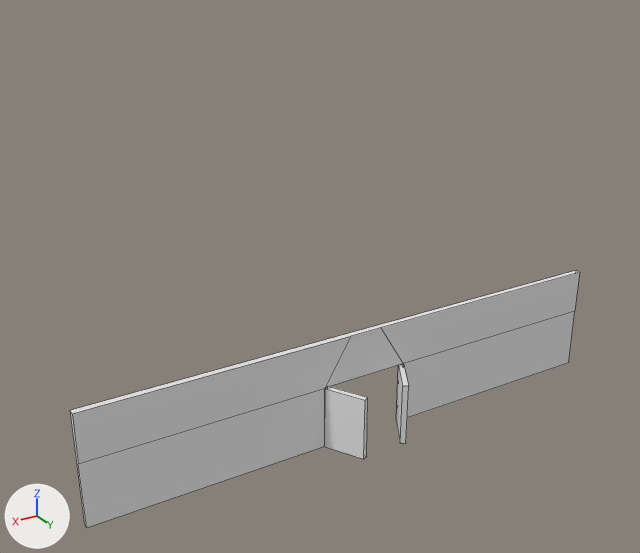
One commit to the Blender file TestesRodolfo/Blender_Files/Wall_of_Fortune.blend: the scene before it, then after it.
Camera for both pictures: a 50 mm lens placed at (151.0, 222.0, 175.0), pointed at (17.0, -2.0, 63.0). Every picture has the same lights, and +X, +Y and +Z are marked at lower left. Mesh edges are drawn as thin lines.

Before the edit, the objects in view are built like this:
```python
me_cube = bpy.data.meshes.new('Cube')
me_cube.from_pydata(...)  # 20 vertices, 14 faces; spans x -1.0..1.0, y -1.0..1.0, z -1.0..1.0
me_cube.materials.append(mat_wall_mat)  # its picture is missing
# before: 4 (-1.0, -1.0, 1.0) at pixel (576, 270), 5 (-1.0, 1.0, 1.0) at pixel (579, 272), 6 (1.0, 1.0, 1.0) at pixel (72, 413), 7 (1.0, -1.0, 1.0) at pixel (70, 410), 8 (-0.06, 1.0, 1.0) at pixel (380, 327)
# before: 13 (0.06, 1.0, 1.0) at pixel (350, 336)
me_cube_001 = bpy.data.meshes.new('Cube.001')
me_cube_001.from_pydata(...)  # a box spanning x 0.11..2.11, y -1.1..0.9, z -0.99..1.01
me_cube_001.materials.append(mat_wall_mat)  # its picture is missing
me_cube_002 = bpy.data.meshes.new('Cube.002')
me_cube_002.from_pydata(...)  # a box spanning x 0.11..2.11, y -1.1..0.9, z -0.99..1.01
me_cube_002.materials.append(mat_wall_mat)  # its picture is missing
ob_left_door = bpy.data.objects.new('Left_Door', me_cube_001)
ob_left_door.location = (-15.9, 0.1, 11.4)
ob_left_door.rotation_euler = (0.0, 0.0, 1.047)  # degrees (0, 0, 60)
ob_left_door.scale = (7.5, 1.0, 11.5)
ob_right_door = bpy.data.objects.new('Right_Door', me_cube_002)
ob_right_door.location = (15.8, 0.1, 11.4)
ob_right_door.rotation_euler = (0.0, 0.0, 2.094)  # degrees (0, 0, 120)
ob_right_door.scale = (7.5, 1.0, 11.5)
ob_wall_fortune = bpy.data.objects.new('Wall_Fortune', me_cube)
ob_wall_fortune.location = (0.0, 0.0, 20.0)
ob_wall_fortune.scale = (100.0, 1.0, 20.0)
```
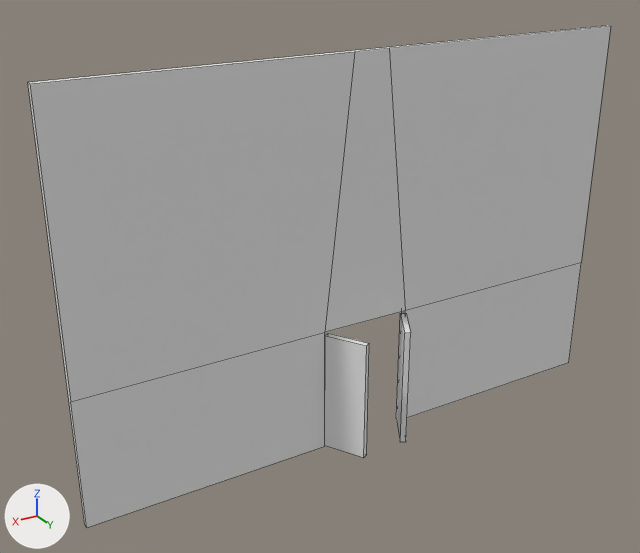
Commit message: bigger walls

What differs and where, as boxes [x1, y1, x2, y2] in the pictures (640 x 553 px):
'Wall_Fortune', reshaped, moved, rescaled (14% wider, 95% taller)
    before: [70, 271, 580, 527]
    after: [28, 26, 611, 527]
'Right_Door', moved, rescaled (71% taller)
    before: [325, 387, 368, 459]
    after: [325, 333, 369, 457]
'Left_Door', moved, rescaled (23% wider, 60% taller)
    before: [396, 364, 408, 444]
    after: [396, 313, 411, 442]

What the commit changed:
me_cube has 20 vertices, 14 faces and spans x -1.0..1.0, y -1.0..1.0, z -1.0..1.0.
me_cube is used by ob_wall_fortune; location (0.0, 0.0, 20.0); scale (100.0, 1.0, 20.0).
Part 1, on me_cube:
Vertices 4 to 8, 13 of me_cube move by (0.0, 0.0, 1.5).
Object 'Right_Door' (ob_right_door) moves from (15.8, 0.1, 11.4) to (15.8, 0.1, 21.6).
Object 'Right_Door' (ob_right_door) is rescaled from (7.5, 1.0, 11.5) to (7.5, 1.0, 21.2).
Object 'Left_Door' (ob_left_door) moves from (-15.9, 0.1, 11.4) to (-15.9, 0.1, 21.6).
Object 'Left_Door' (ob_left_door) is rescaled from (7.5, 1.0, 11.5) to (7.5, 1.0, 21.2).
Object 'Wall_Fortune' (ob_wall_fortune) moves from (0.0, 0.0, 20.0) to (0.0, 0.0, 38.0).
Object 'Wall_Fortune' (ob_wall_fortune) is rescaled from (100.0, 1.0, 20.0) to (100.0, 1.0, 38.0).
